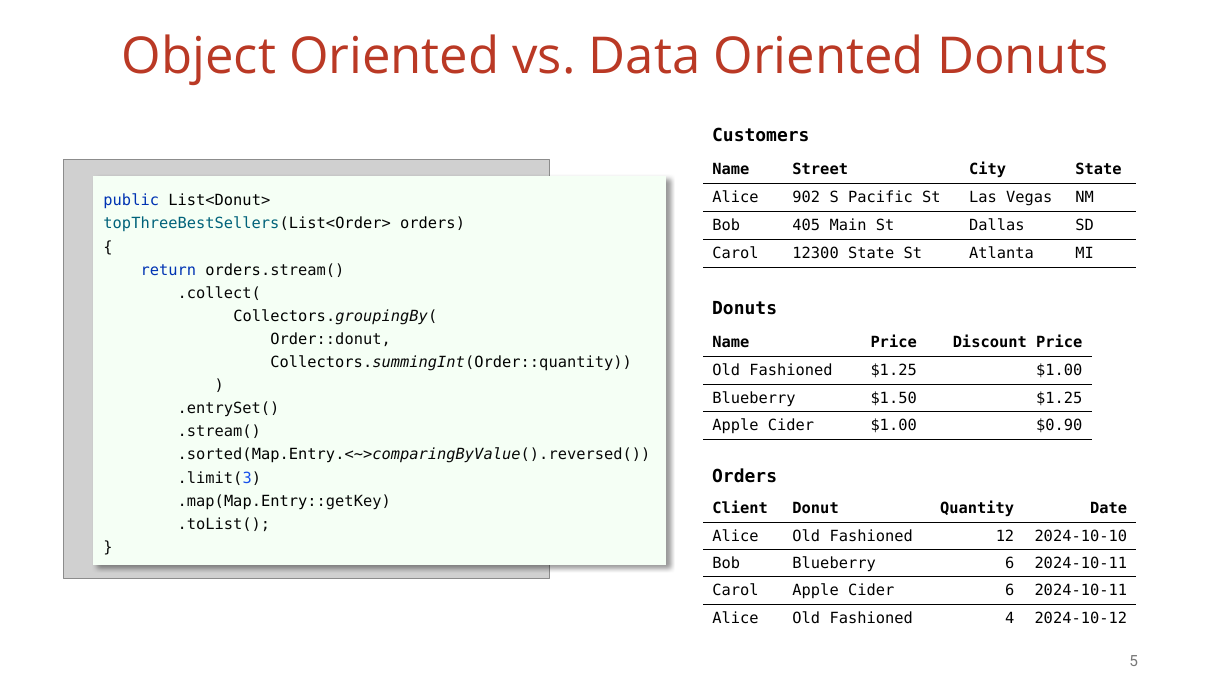
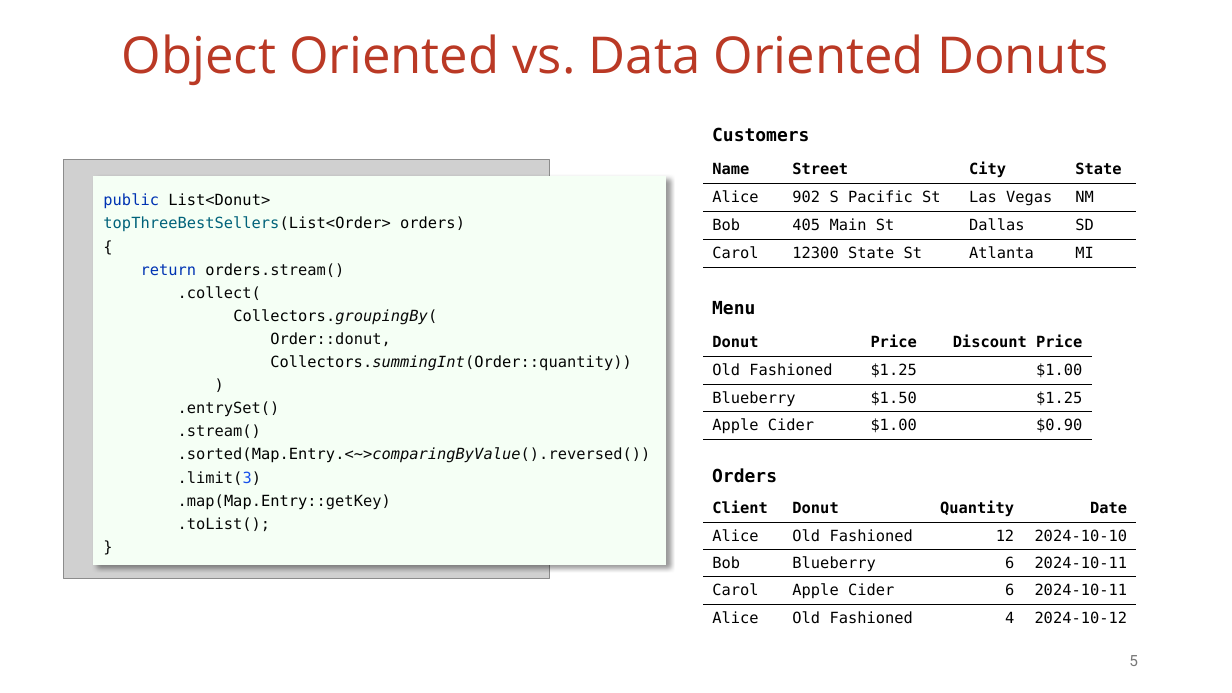
Before and after one commit to vmzakharov/missing-dataframe-talk, a slide deck: slide 5 of presentation/Missing_Dataframe_Short.pptx. Drawn at 1232x693 pixels with LibreOffice and Linux fonts; fonts in the diff are those of the drawing; grey boxes stand for pictures. Boxes give left, top, right and bottom in pixels: in the first picture for what was removed or moved away, otherwise in the second. Text is boxed around its words. In the diff, an @@ line names an element or a change of style, - is before the commit and + after.

```diff
--- a/presentation/Missing_Dataframe_Short.pptx
+++ b/presentation/Missing_Dataframe_Short.pptx
@@ table at (703, 329, 1092, 440) @@
-row 1, column 1: Name
+row 1, column 1: Donut
@@ text at (712, 301, 755, 315): text changed @@
-Donuts
+Menu
```
Also in this commit, not shown: 12 other slides changed, 1 other file.
